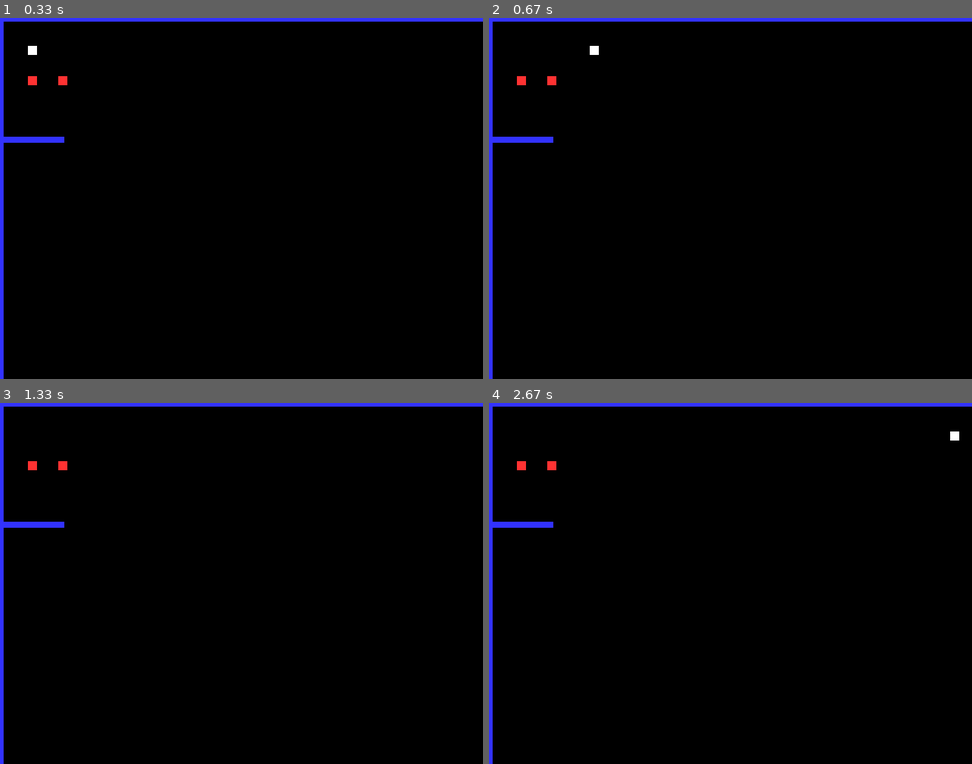
Above: before the commit, frames 1-4 (two rows, left to right).
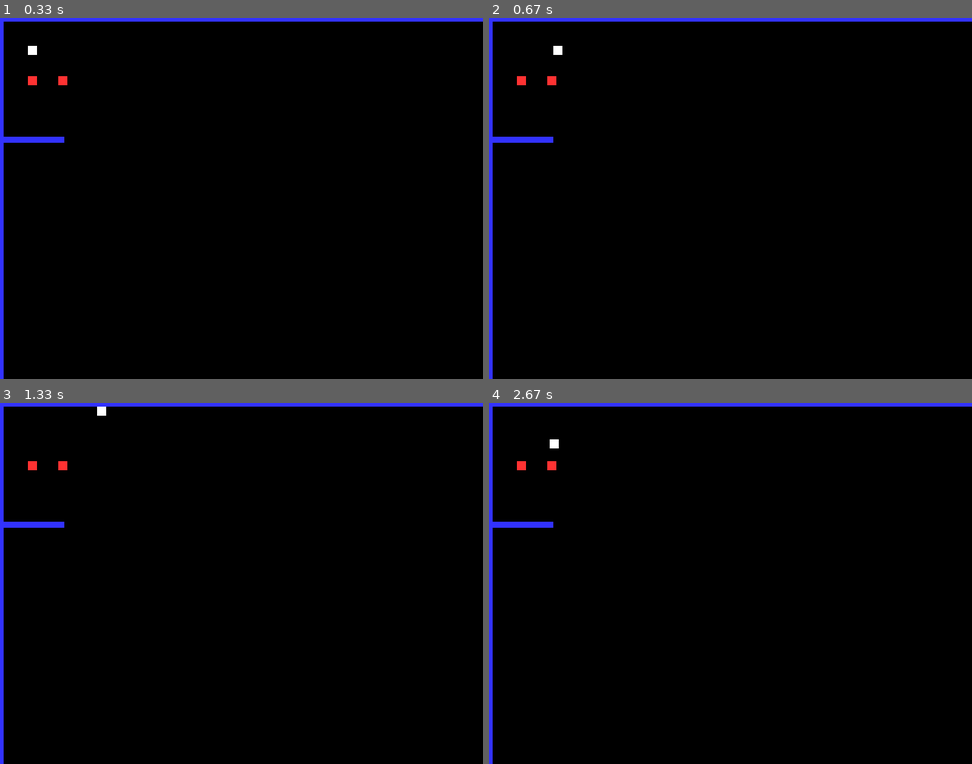
Above: after the commit, the same moments.

Repository: willieLjohnson/topdownpygame
Game: pygame game, started from topdown.py
The game is run twice, just before and just after one commit, with the same random seed, the same clock (stepped at 60 frames per second) and the same inputs.
Inputs:
- Up to frame 1 (0.33 s): no input
- Up to frame 2 (0.67 s): hold D from 0.33 s (still down)
- Up to frame 3 (1.33 s): release D at 0.8 s; hold W 0.83-1.13 s; hold D from 1.17 s (still down)
- Up to frame 4 (2.67 s): release D at 1.63 s; hold A 1.67-2.2 s; hold S 2.23-2.53 s; hold A from 2.57 s (still down)

Frame 1 is identical in both runs. In frame 2, less than 0.1% of the frame differs, in the area x 13-23%, y 7-11%; in frame 3, less than 0.1%; in frame 4, less than 0.1%.

Commit message:
add collisions for enemies

Diff:
--- a/game_objects.py
+++ b/game_objects.py
@@ -35,18 +35,18 @@
     def update(self):
         self.rect.x += self.velocity.x
 
-        block_hit_list = pygame.sprite.spritecollide(self, self.walls, False)
-        for block in block_hit_list:
-            if self.velocity.x > 0:
-                self.rect.right = block.rect.left
-            else:
-                self.rect.left = block.rect.right
+        # block_hit_list = pygame.sprite.spritecollide(self, self.walls, False)
+        # for block in block_hit_list:
+        #     if self.velocity.x > 0:
+        #         self.rect.right = block.rect.left
+        #     else:
+        #         self.rect.left = block.rect.right
 
-        self.rect.y += self.velocity.y
+        # self.rect.y += self.velocity.y
 
-        block_hit_list = pygame.sprite.spritecollide(self, self.walls, False)
-        for block in block_hit_list:
-            if self.velocity.y > 0:
-                self.rect.bottom = block.rect.top
-            else:
-                self.rect.top = block.rect.bottom
+        # block_hit_list = pygame.sprite.spritecollide(self, self.walls, False)
+        # for block in block_hit_list:
+        #     if self.velocity.y > 0:
+        #         self.rect.bottom = block.rect.top
+        #     else:
+        #         self.rect.top = block.rect.bottom
--- a/player.py
+++ b/player.py
@@ -4,8 +4,10 @@
 Vector = pygame.Vector2
 
 class Player(pygame.sprite.Sprite):
-    def __init__(self, x, y):
+    def __init__(self, game, x, y):
         super().__init__()
+
+        self.game = game
 
         self.image = pygame.Surface([15, 15])
         self.image.fill(Style.WHITE)
@@ -16,9 +18,6 @@
 
         self.speed = 3
         self.velocity = Vector(0, 0)
-        self.walls = None
-        self.enemies = None
-
 
     def move(self, x, y):
         self.velocity.x += x
@@ -26,8 +25,7 @@
 
     def update(self):
         self.rect.x += self.velocity.x
-        self._handle_enemy_collision()
-        self._handle_wall_collision()
+        self._handle_gameobject_collision()
 
     def _handle_enemy_collision(self):
         enemies_hit = pygame.sprite.spritecollide(self, self.enemies, False)
@@ -47,20 +45,20 @@
             else:
                 self.rect.top = enemy.rect.bottom
 
-    def _handle_wall_collision(self):
-        walls_hit = pygame.sprite.spritecollide(self, self.walls, False)
+    def _handle_gameobject_collision(self):
+        gameobjects_collided = pygame.sprite.spritecollide(self, self.game.get_gameobjects(), False)
 
-        for block in walls_hit:
+        for gameobject in gameobjects_collided:
             if self.velocity.x > 0:
-                self.rect.right = block.rect.left
+                self.rect.right = gameobject.rect.left
             else:
-                self.rect.left = block.rect.right
+                self.rect.left = gameobject.rect.right
 
         self.rect.y += self.velocity.y
 
-        walls_hit = pygame.sprite.spritecollide(self, self.walls, False)
-        for block in walls_hit:
+        gameobjects_collided = pygame.sprite.spritecollide(self, self.game.get_gameobjects(), False)
+        for gameobject in gameobjects_collided:
             if self.velocity.y > 0:
-                self.rect.bottom = block.rect.top
+                self.rect.bottom = gameobject.rect.top
             else:
-                self.rect.top = block.rect.bottom
+                self.rect.top = gameobject.rect.bottom
--- a/topdown.py
+++ b/topdown.py
@@ -23,8 +23,7 @@
         self._add_enemy(50, 100)
         self._add_enemy(100, 100)
 
-        self.player = Player(50, 50)
-        self.player.walls = self.walls
+        self.player = Player(self, 50, 50)
         self.player.enemies = self.enemies
         self.gameobjects.add(self.player)
 
@@ -35,7 +34,6 @@
         while self.running:
             self._handle_input()
 
-            self.player.update()
             self.gameobjects.update()
 
             self.screen.fill(Style.BLACK)
@@ -83,5 +81,7 @@
                     elif event.key == pygame.K_s:
                         self.player.move(0, -self.player.speed)
 
+    def get_gameobjects(self):
+        return [*self.walls, *self.enemies]
 
 Game().run()
